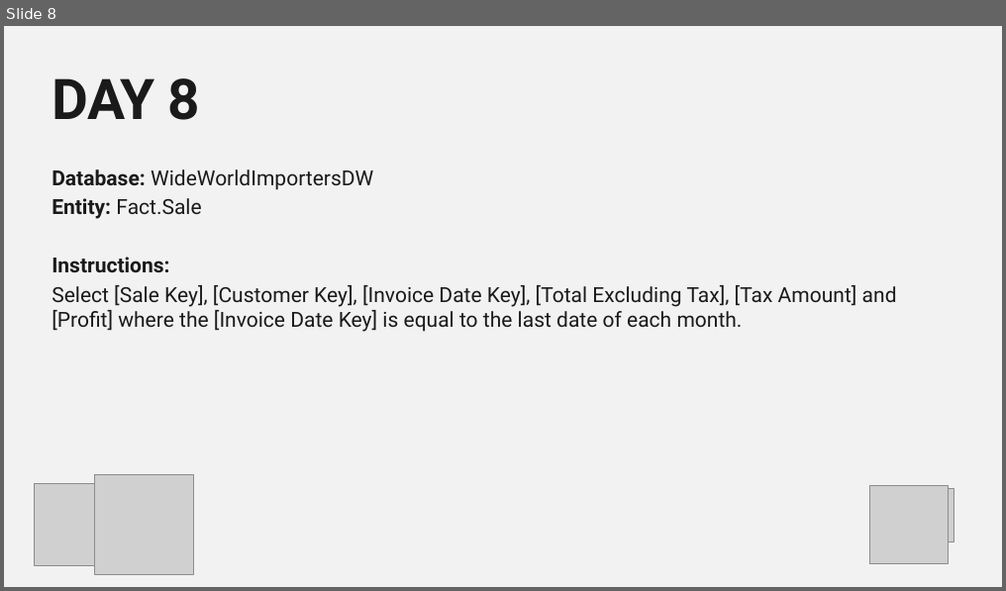
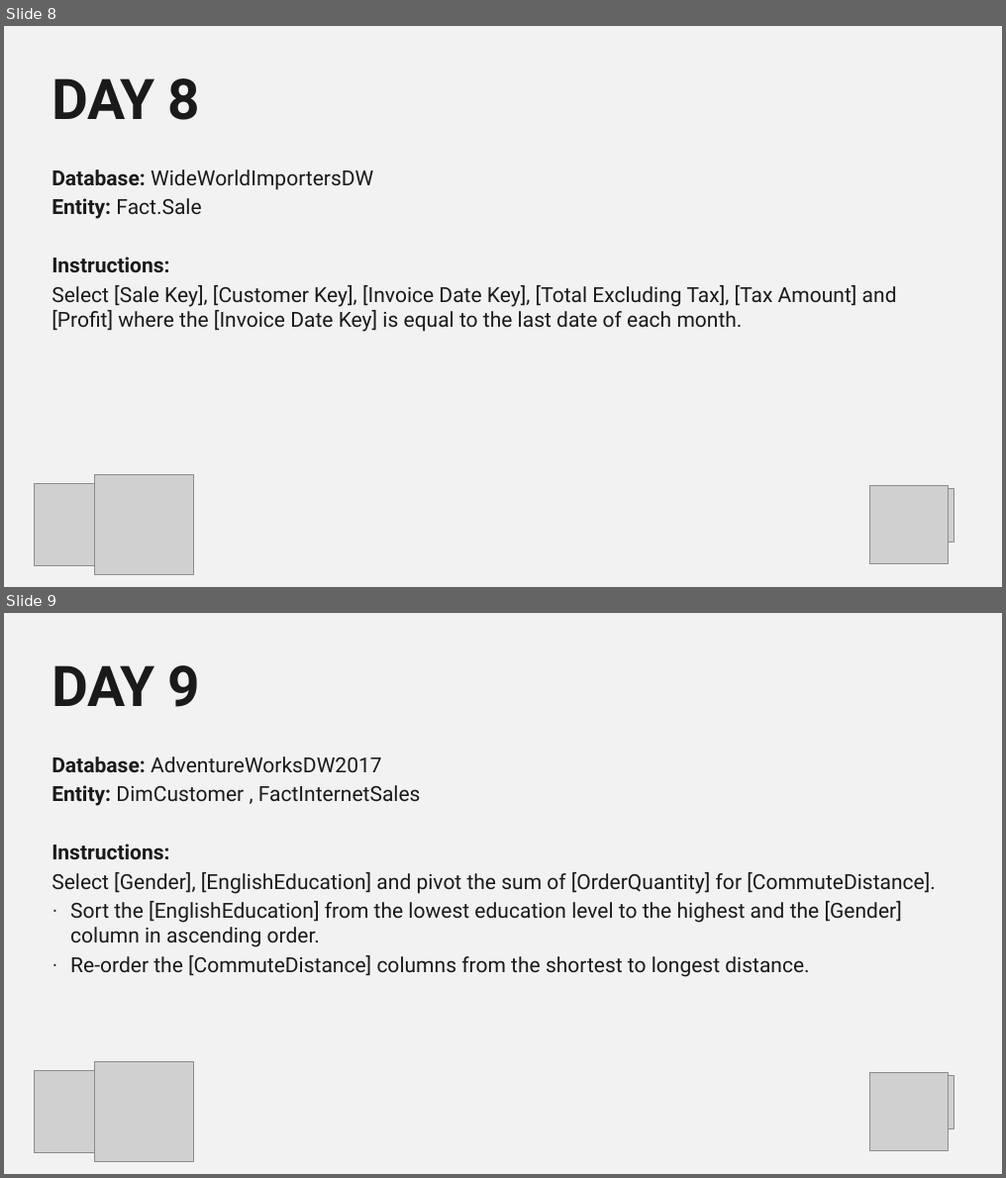
Before and after one commit to itsnotaboutthecell/powerquerym, a slide deck: #30DQUERY/Challengers Master.pptx. Shown one above the other, each under a label of ours: slide 8 before the commit, slides 8 and 9 after it. The pictures are 1006x591 and 1006x1178 pixels, drawn with LibreOffice and Linux fonts; fonts in the diff are those of the drawing; grey boxes stand for pictures; background and template pictures are left out. Boxes give left, top, right and bottom in pixels: in the first picture for what was removed or moved away, otherwise in the second. Text is boxed around its words. In the diff, an @@ line names an element or a change of style, - is before the commit and + after.

```diff
--- a/#30DQUERY/Challengers Master.pptx
+++ b/#30DQUERY/Challengers Master.pptx
@@ slide 9 added at (x1=4, y1=613, x2=1002, y2=1174), background #F2F2F2 @@
@@ title added at (x1=53, y1=665, x2=200, y2=707), 54 pt, text #1A1A1A, bold @@
+DAY 9
@@ text added at (x1=52, y1=757, x2=936, y2=977), 20 pt, text #1A1A1A @@
+Database: AdventureWorksDW2017
+Entity: DimCustomer , FactInternetSales
+Instructions:
+Select [Gender], [EnglishEducation] and pivot the sum of [OrderQuantity] for [CommuteDistance].
+· Sort the [EnglishEducation] from the lowest education level to the highest and the [Gender] column in ascending order.
+· Re-order the [CommuteDistance] columns from the shortest to longest distance.
@@ picture added at (x1=34, y1=1071, x2=116, y2=1154) @@
@@ picture added at (x1=94, y1=1062, x2=193, y2=1161) @@
@@ picture added at (x1=870, y1=1072, x2=948, y2=1151) @@
@@ picture added at (x1=924, y1=1075, x2=954, y2=1130) @@
```
Also in this commit, not shown: 11 other slides added.
